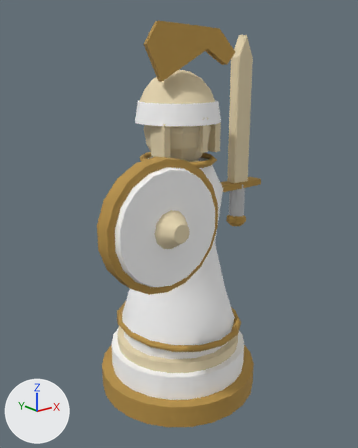
Two versions of the glTF model art/terrain-study/unit-roster-review/hypaspist.glb, one commit apart.
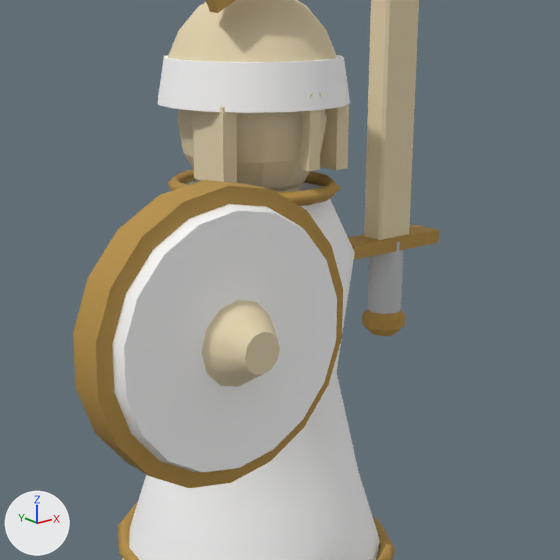
Each version appears first whole from a camera (50 mm lens) standing at (-0.845, -1.062, 0.93) and looking at (-0.01, -0.019, 0.513), and next in a close-up on the part from 18% to 88% of the width and 17% to 73% of the height. Arrows for +X, +Y and +Z are at lower left; the lights stay in place. The older version's two pictures come first. Where no turn or scale is listed for an object, it has been applied to the vertices.

Names of what the first close-up shows: 'Faceted ivory face', 'Raised boss', 'Round enamel shield', 'Round shield rim', 'Swordsman enamel grip', 'Swordsman low steel helmet', 'Swordsman owner brow band', 'Swordsman pointed ivory blade', 'Swordsman small gilt crossguard', 'Swordsman steel cheek guard -1', 'Swordsman steel cheek guard 1', 'Turned enamel robe' and 6 more.
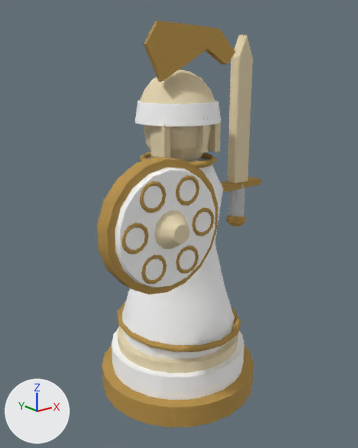
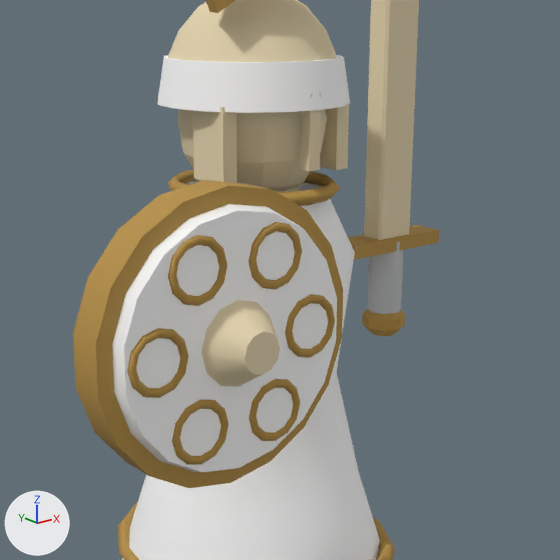
Changed parts and their boxes [x1, y1, x2, y2] in the close-ups (560 x 560 px):
'Embossed shield roundel.003', added (orange)
    after: [127, 328, 189, 398]
'Embossed shield roundel.002', added (orange)
    after: [168, 235, 227, 306]
'Embossed shield roundel.004', added (orange)
    after: [172, 399, 229, 465]
'Embossed shield roundel.001', added (orange)
    after: [248, 222, 302, 290]
'Embossed shield roundel.005', added (orange)
    after: [249, 379, 300, 441]
'Embossed shield roundel', added (orange)
    after: [285, 294, 335, 358]

Diff of the bpy script that builds the scene:
```diff
--- a/art/terrain-study/unit-roster-review/hypaspist.glb.py
+++ b/art/terrain-study/unit-roster-review/hypaspist.glb.py
@@ me_mesh_27 @@
+me_mesh_27.from_pydata(...)  # 65 vertices, 96 faces; spans x -0.0367..0.0367, y -0.0058..0.0058, z -0.0367..0.0367
+me_mesh_27.materials.append(mat_antique_gold)  # orange #b69045
@@ ob_embossed_shield_roundel_005 @@
+ob_embossed_shield_roundel_005 = bpy.data.objects.new('Embossed shield roundel.005', me_mesh_27)
+ob_embossed_shield_roundel_005.location = (-0.131, -0.201, 0.491)
@@ ob_embossed_shield_roundel_004 @@
+ob_embossed_shield_roundel_004 = bpy.data.objects.new('Embossed shield roundel.004', me_mesh_27.copy())
+ob_embossed_shield_roundel_004.location = (-0.229, -0.201, 0.491)
@@ ob_embossed_shield_roundel_003 @@
+ob_embossed_shield_roundel_003 = bpy.data.objects.new('Embossed shield roundel.003', me_mesh_27.copy())
+ob_embossed_shield_roundel_003.location = (-0.279, -0.201, 0.576)
@@ ob_embossed_shield_roundel_002 @@
+ob_embossed_shield_roundel_002 = bpy.data.objects.new('Embossed shield roundel.002', me_mesh_27.copy())
+ob_embossed_shield_roundel_002.location = (-0.229, -0.201, 0.661)
@@ ob_embossed_shield_roundel_001 @@
+ob_embossed_shield_roundel_001 = bpy.data.objects.new('Embossed shield roundel.001', me_mesh_27.copy())
+ob_embossed_shield_roundel_001.location = (-0.131, -0.201, 0.661)
@@ ob_embossed_shield_roundel @@
+ob_embossed_shield_roundel = bpy.data.objects.new('Embossed shield roundel', me_mesh_27.copy())
+ob_embossed_shield_roundel.location = (-0.081, -0.201, 0.576)
```
